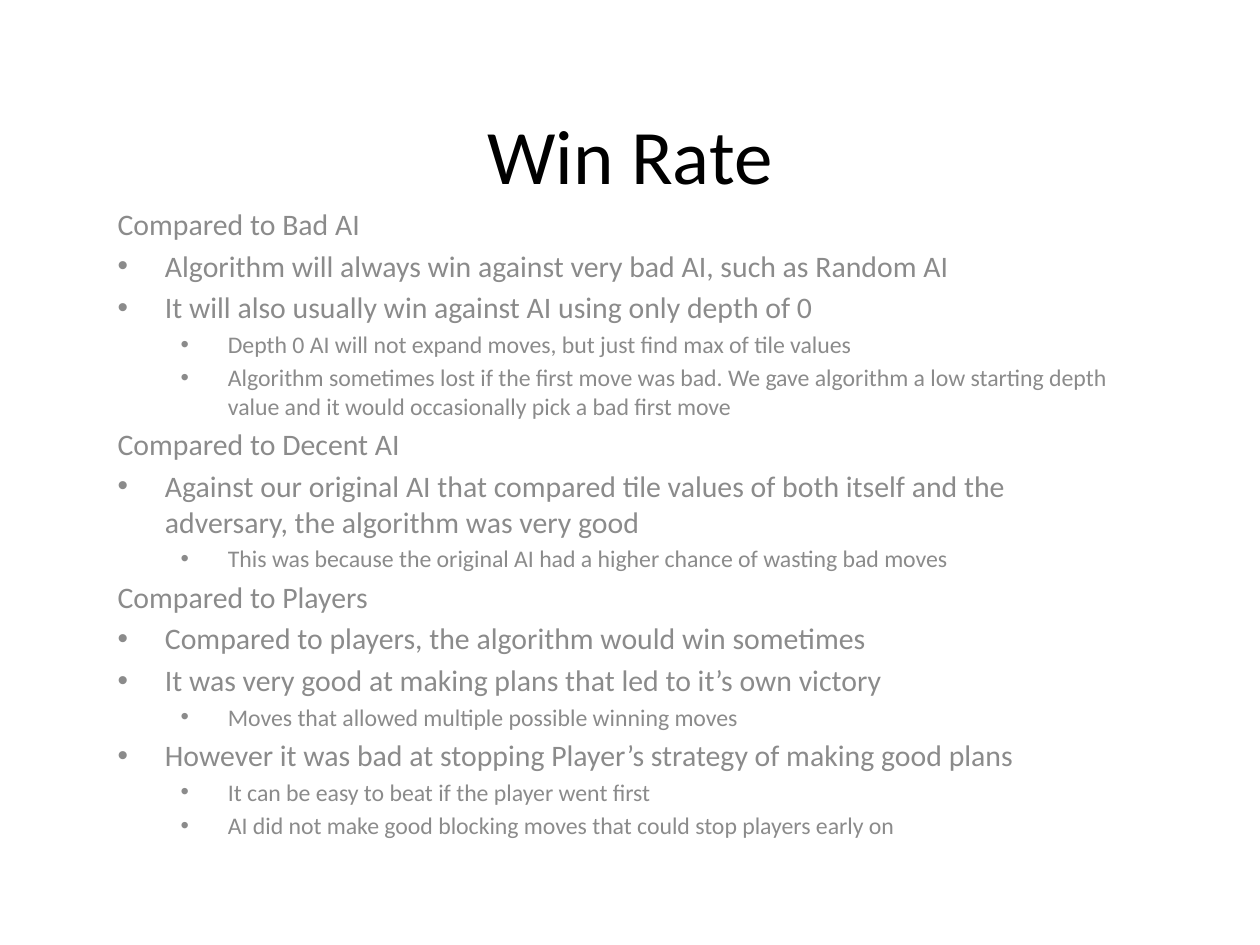
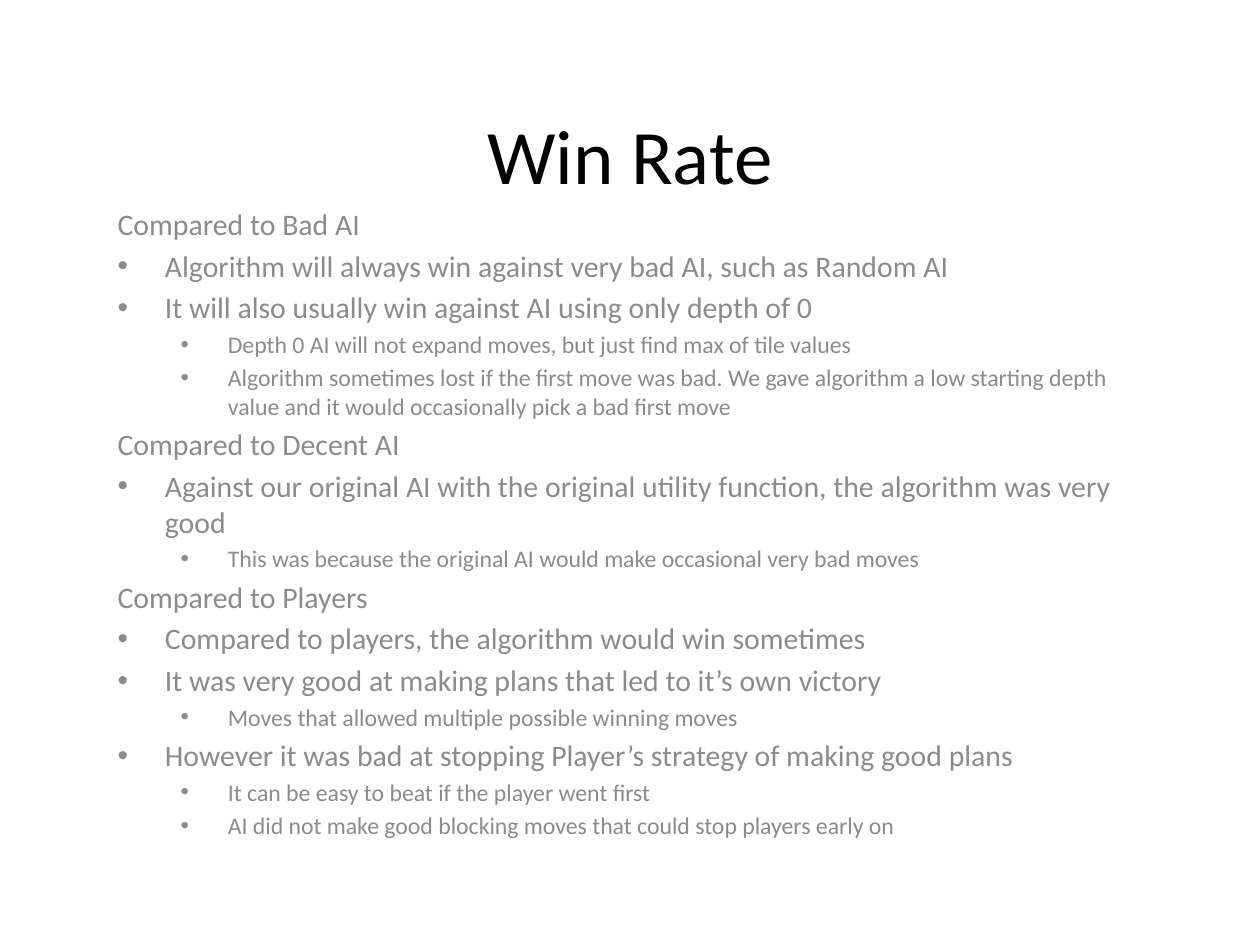
Before and after one commit to yangjiao2/271AIgame, a slide deck: slide 14 of Presentation.pptx. Drawn at 1260x945 pixels with LibreOffice and Linux fonts; fonts in the diff are those of the drawing. Boxes give left, top, right and bottom in pixels: in the first picture for what was removed or moved away, otherwise in the second. Text is boxed around its words. In the diff, an @@ line names an element or a change of style, - is before the commit and + after.

```diff
--- a/Presentation.pptx
+++ b/Presentation.pptx
@@ subtitle at [165, 476, 1110, 571]: text changed @@
-• Against our original AI that compared tile values of both itself and the adversary, the algorithm was very good
-  • This was because the original AI had a higher chance of wasting bad moves
+• Against our original AI with the original utility function, the algorithm was very good
+  • This was because the original AI would make occasional very bad moves
```
Also in this commit, not shown: 3 other slides changed.
